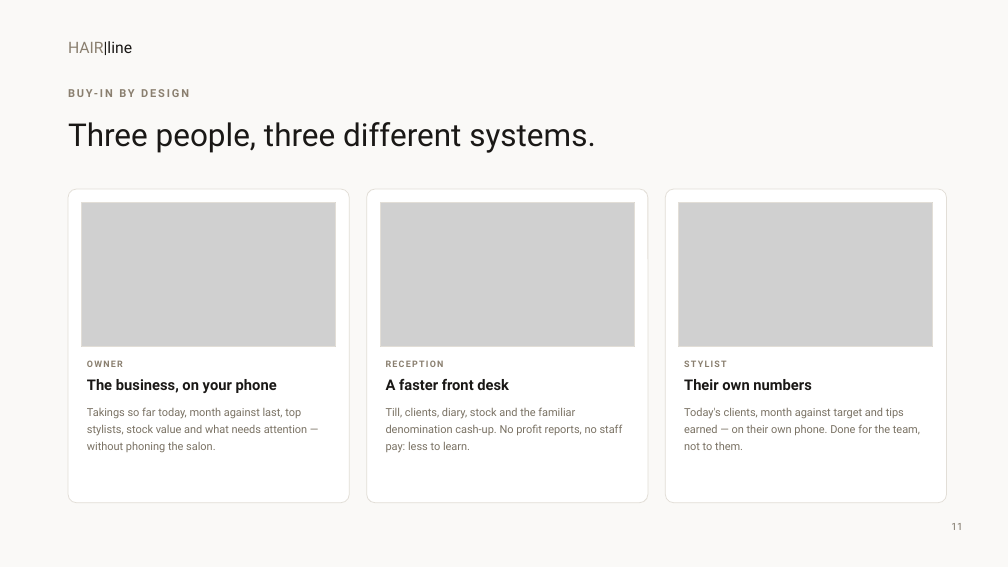
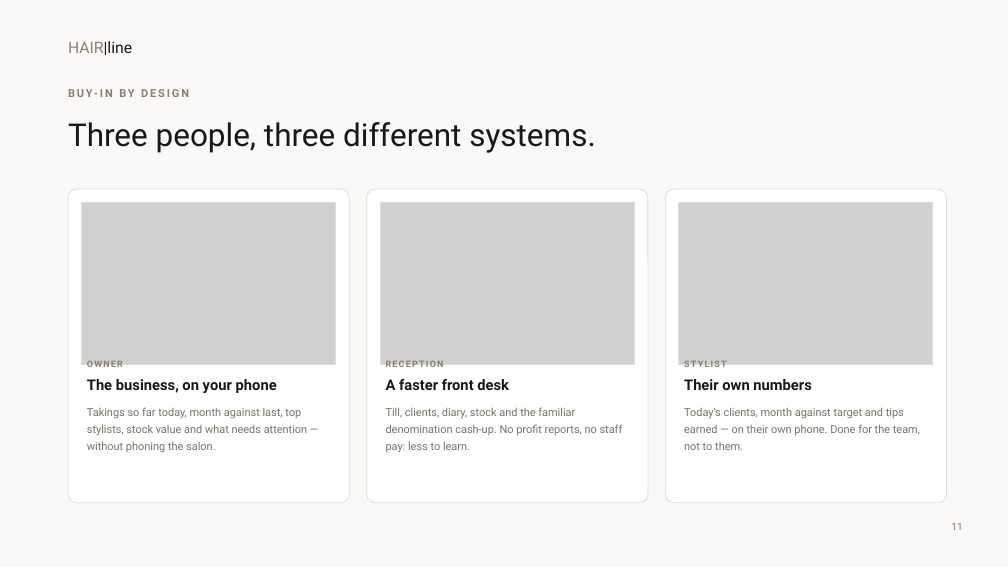
Before and after one commit to AshleyTerra/hairline, a slide deck: slide 11 of docs/Hairline Salon Manager - Presentation.pptx. Drawn at 1008x567 pixels with LibreOffice and Linux fonts; fonts in the diff are those of the drawing; grey boxes stand for pictures. Boxes give left, top, right and bottom in pixels: in the first picture for what was removed or moved away, otherwise in the second. Text is boxed around its words. In the diff, an @@ line names an element or a change of style, - is before the commit and + after.

```diff
--- a/docs/Hairline Salon Manager - Presentation.pptx
+++ b/docs/Hairline Salon Manager - Presentation.pptx
@@ picture: place and size @@
-picture at box(82, 203, 336, 346)
+picture at box(82, 203, 336, 364)
@@ rectangle: place and size @@
-rectangle at box(82, 203, 336, 346)
+rectangle at box(82, 203, 336, 364)
@@ picture: place and size @@
-picture at box(380, 203, 634, 346)
+picture at box(380, 203, 634, 364)
@@ rectangle: place and size @@
-rectangle at box(380, 203, 634, 346)
+rectangle at box(380, 203, 634, 364)
@@ picture: place and size @@
-picture at box(679, 203, 933, 346)
+picture at box(679, 203, 933, 364)
@@ rectangle: place and size @@
-rectangle at box(679, 203, 933, 346)
+rectangle at box(679, 203, 933, 364)
```
Also in this commit, not shown: 3 other slides changed, 6 other files.
